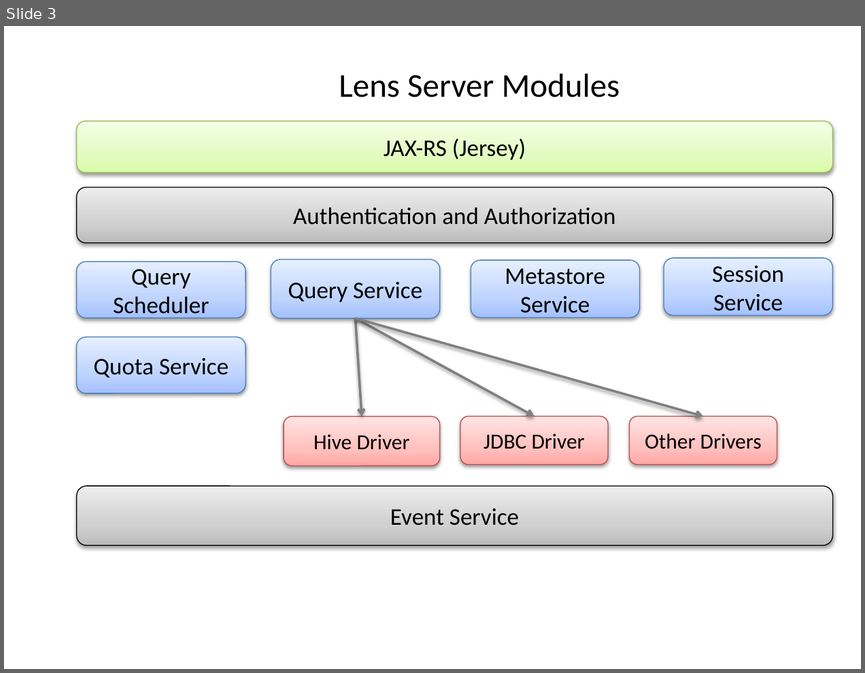
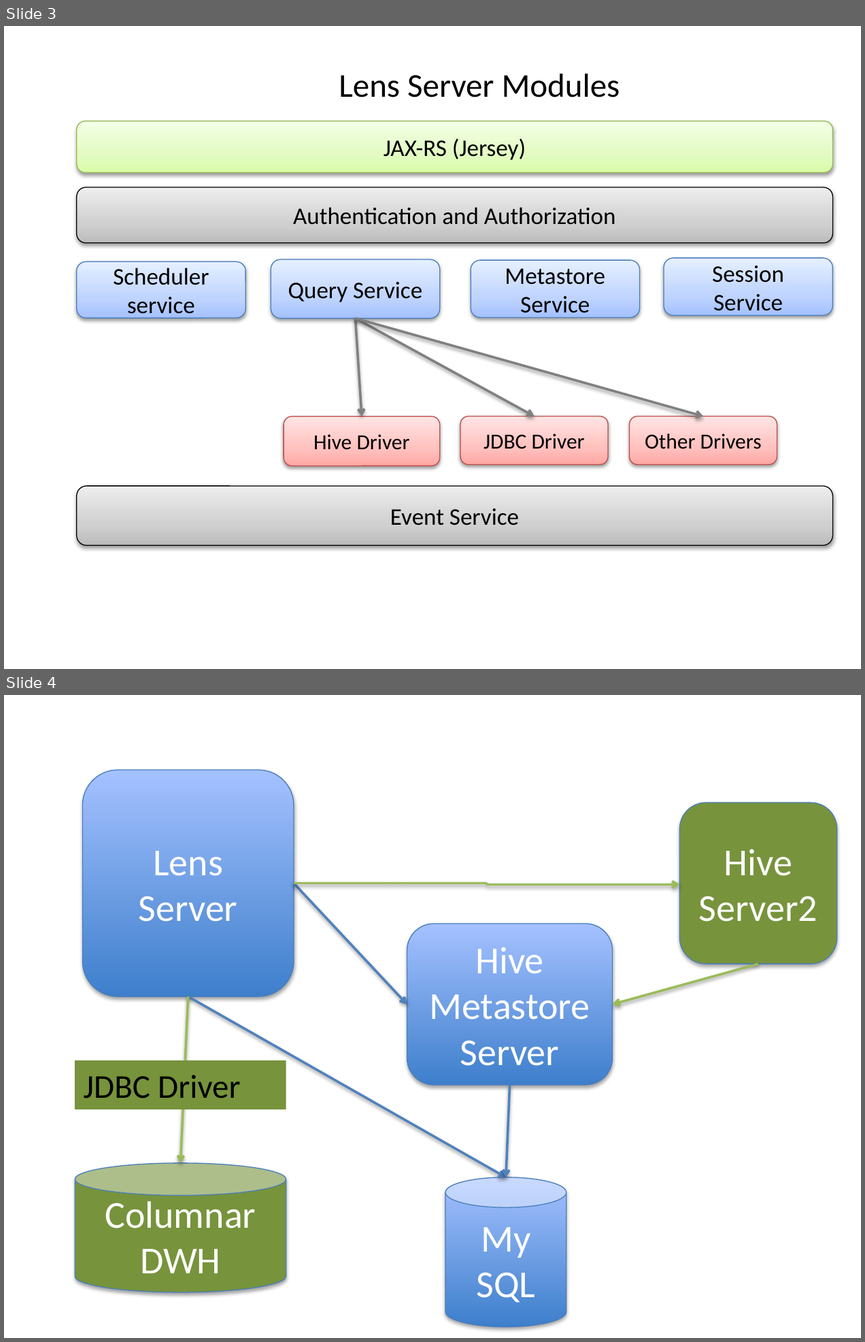
Before and after one commit to apache/lens, a slide deck: src/site/diagrams.pptx. Shown one above the other, each under a label of ours: slide 3 before the commit, slides 3 and 4 after it. The pictures are 865x673 and 865x1342 pixels, drawn with LibreOffice and Linux fonts; fonts in the diff are those of the drawing. Boxes give left, top, right and bottom in pixels: in the first picture for what was removed or moved away, otherwise in the second. Text is boxed around its words. In the diff, an @@ line names an element or a change of style, - is before the commit and + after.

Commit message:
LENS-206. Update diagrams and their sources in site

```diff
--- a/src/site/diagrams.pptx
+++ b/src/site/diagrams.pptx
@@ slide 4 added at (x1=4, y1=695, x2=861, y2=1338), background #FFFFFF @@
@@ rounded rectangle added at (x1=83, y1=770, x2=294, y2=996), fill gradient #3F80CE to #A4C4FF, outline #4B7EBC 0.75 pt, 32 pt, text #FFFFFF @@
+Lens Server
@@ rounded rectangle added at (x1=679, y1=803, x2=837, y2=964), fill #77933C, outline #4B7EBC 0.75 pt, 32 pt, text #FFFFFF @@
+Hive Server2
@@ arrow added from (294, 883) to (407, 1004), #4F81BD 2 pt @@
@@ elbow arrow added from (294, 883) to (679, 884), #9BBB59 2 pt @@
@@ rounded rectangle added at (x1=407, y1=923, x2=613, y2=1085), fill gradient #3F80CE to #A4C4FF, outline #4B7EBC 0.75 pt, 32 pt, text #FFFFFF @@
+Hive Metastore Server
@@ arrow added from (758, 964) to (613, 1004), #9BBB59 2 pt @@
@@ arrow added from (188, 997) to (181, 1163), #9BBB59 2 pt @@
@@ arrow added from (188, 997) to (506, 1177), #4F81BD 2 pt @@
@@ rectangle added at (x1=75, y1=1060, x2=286, y2=1109), fill #77933C, 28 pt, text #000000 @@
+JDBC Driver
@@ arrow added from (509, 1085) to (506, 1177), #4F81BD 2 pt @@
@@ cylinder added at (x1=75, y1=1163, x2=286, y2=1292), fill #77933C, outline #4B7EBC 0.75 pt, 32 pt, text #FFFFFF @@
+Columnar DWH
@@ cylinder added at (x1=445, y1=1177, x2=566, y2=1327), fill gradient #3F80CE to #A4C4FF, outline #4B7EBC 0.75 pt, 32 pt, text #FFFFFF @@
+My SQL
@@ slide 3 changed as well @@
@@ text in rounded rectangle at (x1=113, y1=267, x2=209, y2=319): text changed @@
-Query Scheduler
+Scheduler service
@@ rounded rectangle removed at (x1=77, y1=337, x2=245, y2=394) @@
-Quota Service
```
Also in this commit, not shown: 2 other slides changed, 8 other files.
